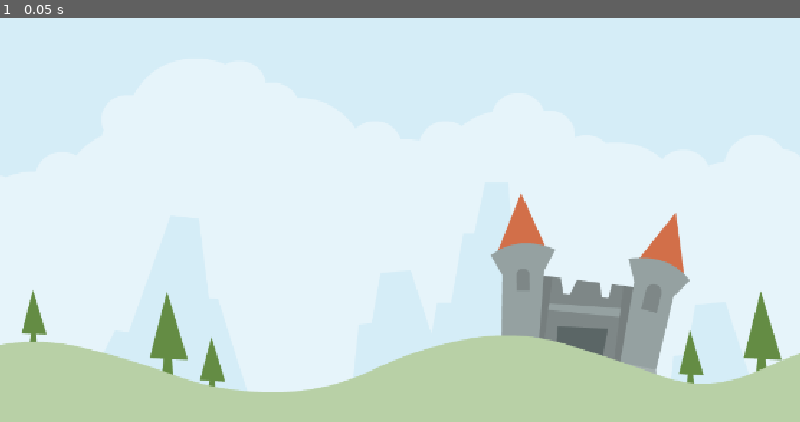
Above: before the commit, frame 1.
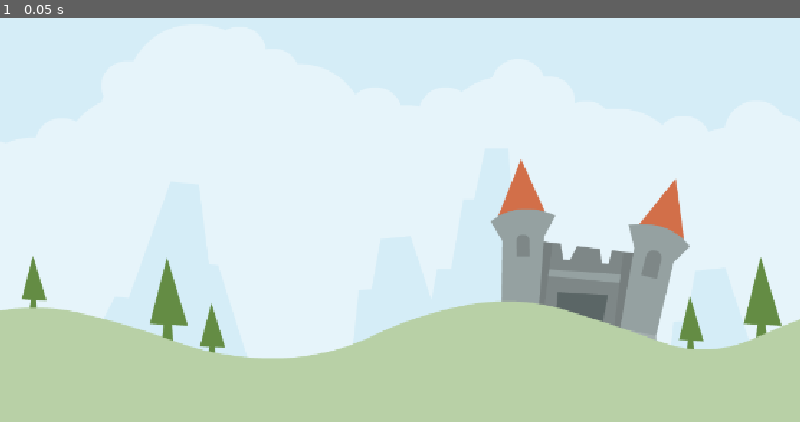
Above: after the commit, the same moment.

Repository: Peter-Pander/Mad_Fluffballs
Game: Godot game, scene res://Scenes/LevelBase/LevelBase.tscn
Same seed, same stepped clock (60 frames per second), same inputs: the game is played once before the commit and once after it. The project has no main scene, so this scene is started directly.
Inputs:
- Up to frame 1 (0.05 s): no input

The runs differ from the first frame. In frame 1, 14% of the frame differs, in the area x 0-100%, y 34-93%.

Commit message:
Add LevelBase scene and background image to Main
- Created LevelBase.tscn with a Node2D and a Sprite2D using colored_castle.png
- Added external texture resource for MainBG.png in Main.tscn
- Set MainBG as the texture for the TextureRect node in Main scene

Diff:
--- a/Scenes/LevelBase/LevelBase.tscn
+++ b/Scenes/LevelBase/LevelBase.tscn
@@ -5,7 +5,7 @@
 [node name="LevelBase" type="Node2D"]
 
 [node name="Sprite2D" type="Sprite2D" parent="."]
-position = Vector2(-28, -200)
+position = Vector2(-28, -249)
 scale = Vector2(1.16797, 1.16797)
 texture = ExtResource("1_5ufo3")
 centered = false
--- a/Scenes/Main/Main.tscn
+++ b/Scenes/Main/Main.tscn
@@ -1,4 +1,6 @@
-[gd_scene format=3 uid="uid://bhvl8c7le6jow"]
+[gd_scene load_steps=2 format=3 uid="uid://bhvl8c7le6jow"]
+
+[ext_resource type="Texture2D" uid="uid://cuc2v6xlgxlfo" path="res://assets/env/MainBG.png" id="1_p8rbg"]
 
 [node name="Main" type="Control"]
 layout_mode = 3
@@ -15,3 +17,4 @@
 anchor_bottom = 1.0
 grow_horizontal = 2
 grow_vertical = 2
+texture = ExtResource("1_p8rbg")
